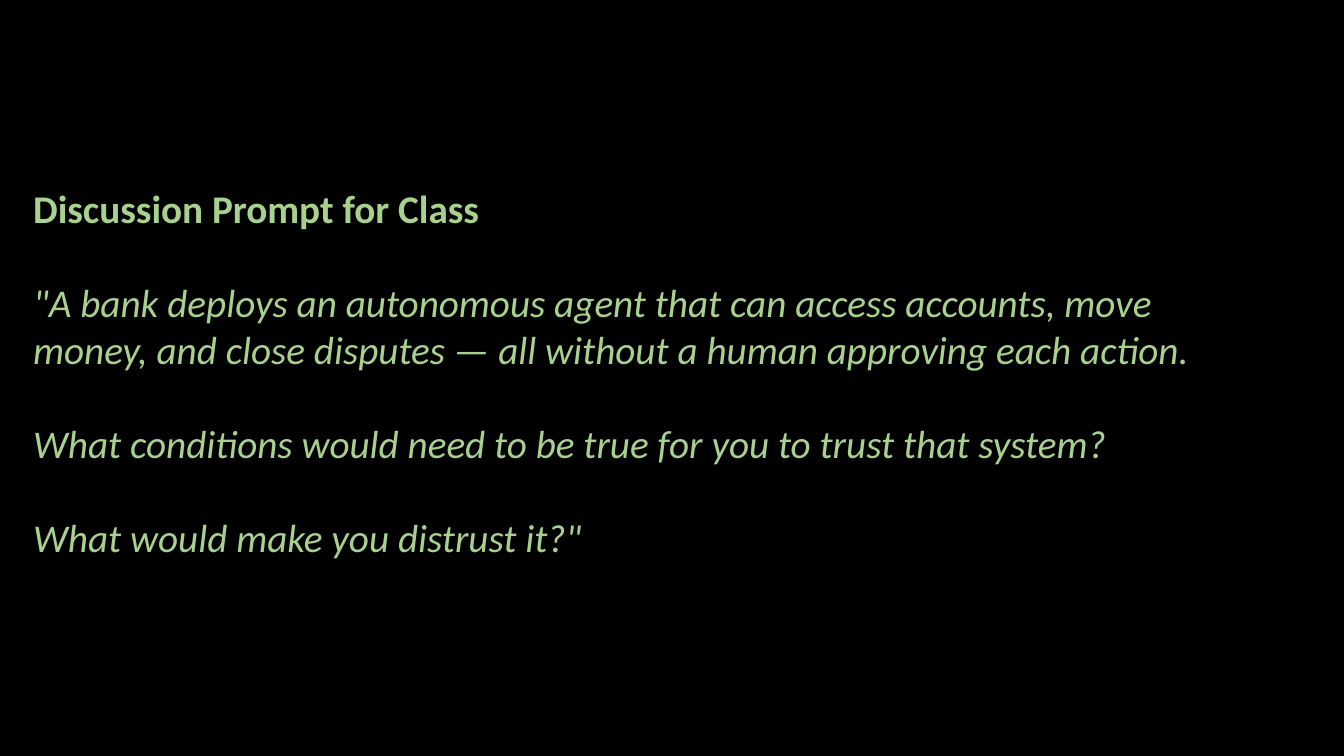
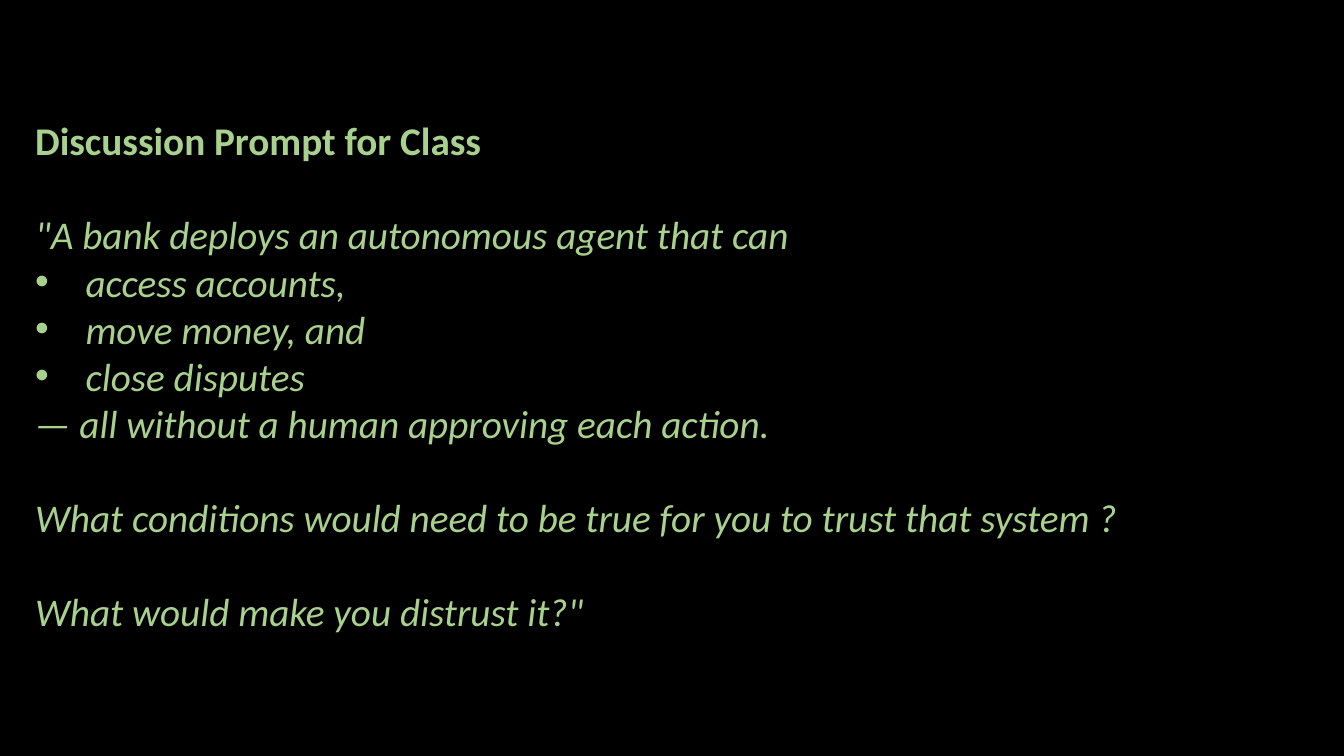
Before and after one commit to ash322ash422/youtube, a slide deck: slide 10 of AgenticAI/1-Intro-To-AgenticAI/2_Agent_vs_Chatbot_Finance.pptx (slide 6 before the commit). Drawn at 1344x756 pixels with LibreOffice and Linux fonts; fonts in the diff are those of the drawing; background and template pictures are left out. Boxes give left, top, right and bottom in pixels: in the first picture for what was removed or moved away, otherwise in the second. Text is boxed around its words. In the diff, an @@ line names an element or a change of style, - is before the commit and + after.

```diff
--- a/AgenticAI/1-Intro-To-AgenticAI/2_Agent_vs_Chatbot_Finance.pptx
+++ b/AgenticAI/1-Intro-To-AgenticAI/2_Agent_vs_Chatbot_Finance.pptx
@@ text "Discussion Prompt for Class": place and size @@
-text "Discussion Prompt for Class" at [33,195,1188,559]
+text "Discussion Prompt for Class" at [35,127,1089,633]
@@ text at [35,221,1089,539]: text changed @@
-"A bank deploys an autonomous agent that can access accounts, move money, and close disputes — all without a human approving each action.
-What conditions would need to be true for you to trust that system?
+"A bank deploys an autonomous agent that can
+• access accounts,
+• move money, and
+• close disputes
+— all without a human approving each action.
+What conditions would need to be true for you to trust that system ?
```
Also in this commit, not shown: 3 other slides changed, 4 slides added, 27 other files.
